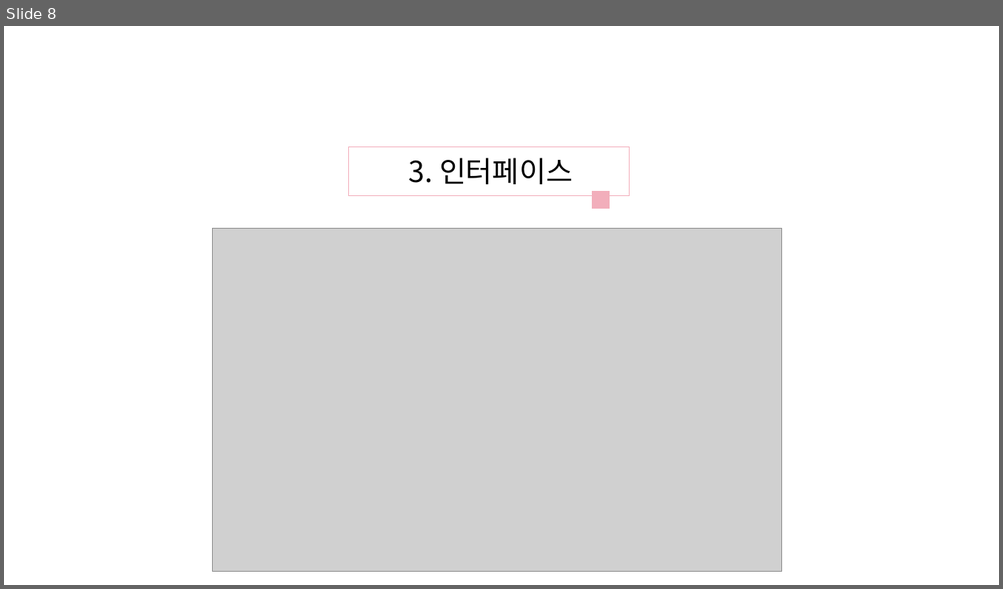
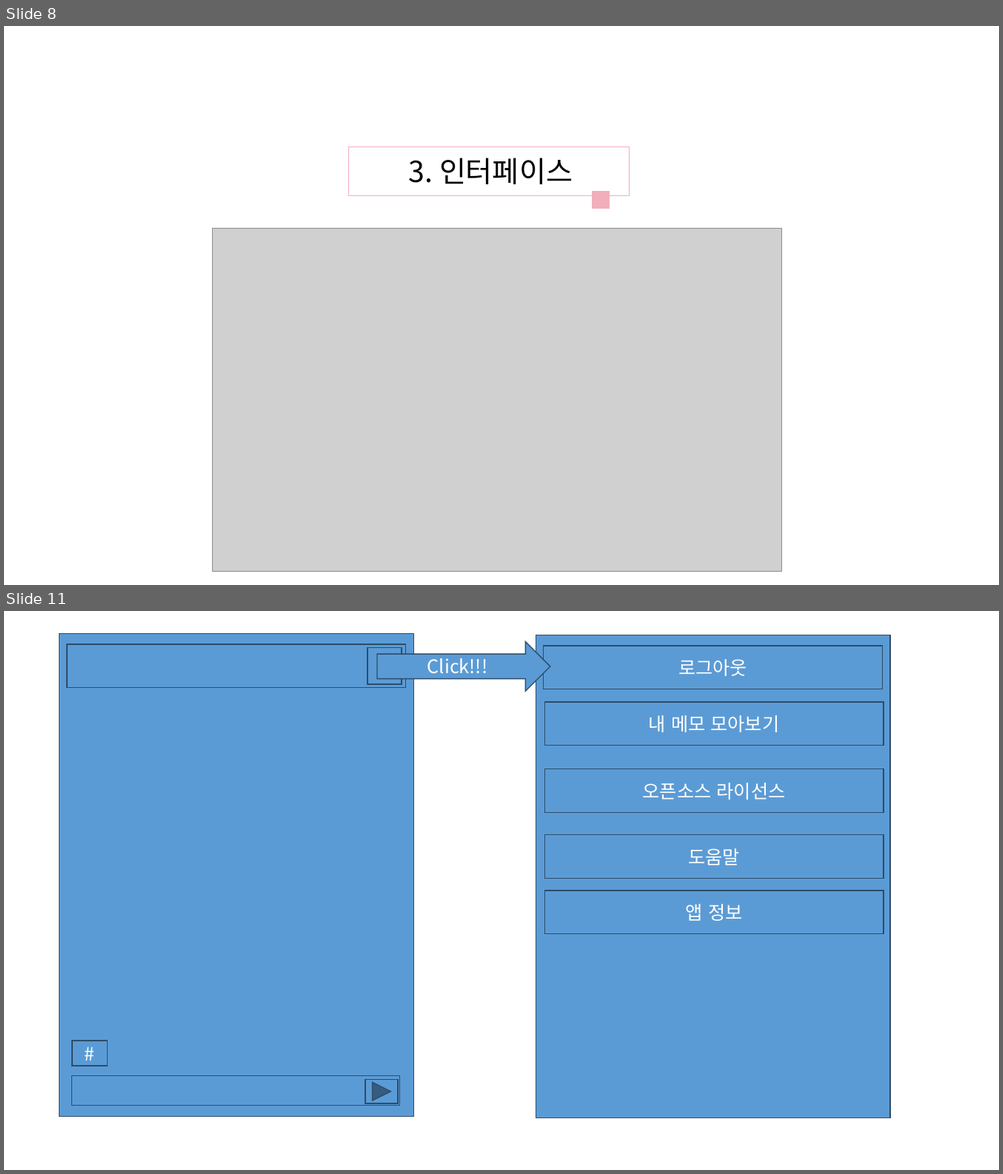
Before and after one commit to bluesky0960/KookMiNi, a slide deck: 오픈소스 기획서ver.1.pptx. Shown one above the other, each under a label of ours: slide 8 before the commit, slides 8 and 11 after it; the slides between them are not shown. The pictures are 1003x589 and 1003x1174 pixels, drawn with LibreOffice and Linux fonts; fonts in the diff are those of the drawing; grey boxes stand for pictures. Boxes give left, top, right and bottom in pixels: in the first picture for what was removed or moved away, otherwise in the second. Text is boxed around its words. In the diff, an @@ line names an element or a change of style, - is before the commit and + after.

```diff
--- a/오픈소스 기획서ver.1.pptx
+++ b/오픈소스 기획서ver.1.pptx
@@ slide 11 added at <box>4,611,999,1170</box>, background #FFFFFF @@
@@ group added at <box>60,633,414,1117</box>: 5 rectangles @@
+#
@@ right arrow added at <box>377,641,550,691</box>, fill #5B9BD5, outline #2D4D6A 1 pt, 18 pt, text #FFFFFF @@
+Click!!!
@@ rectangle added at <box>536,635,891,1119</box>, fill #5B9BD5, outline #2D4D6A 1 pt @@
@@ rectangle added at <box>543,646,882,689</box>, fill #5B9BD5, outline #2D4D6A 1 pt, 18 pt, text #FFFFFF @@
+로그아웃
@@ rectangle added at <box>544,702,883,745</box>, fill #5B9BD5, outline #2D4D6A 1 pt, 18 pt, text #FFFFFF @@
+내 메모 모아보기
@@ rectangle added at <box>544,769,883,812</box>, fill #5B9BD5, outline #2D4D6A 1 pt, 18 pt, text #FFFFFF @@
+오픈소스 라이선스
@@ rectangle added at <box>544,834,883,878</box>, fill #5B9BD5, outline #2D4D6A 1 pt, 18 pt, text #FFFFFF @@
+도움말
@@ rectangle added at <box>544,891,883,934</box>, fill #5B9BD5, outline #2D4D6A 1 pt, 18 pt, text #FFFFFF @@
+앱 정보
@@ action button forward next added at <box>365,1079,397,1104</box>, fill #5B9BD5, outline #2D4D6A 1 pt @@
```
Also in this commit, not shown: 2 slides changed, 4 other slides added, 9 slides removed, 1 other file.
